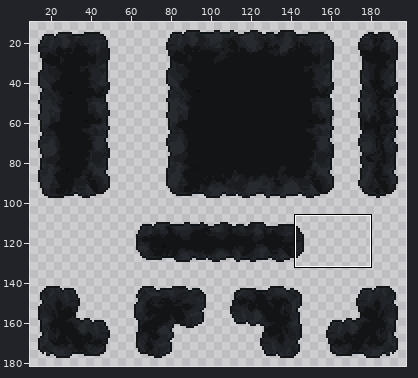
A sprite sheet gets an edit: Assets/Artresources/Platform/world0,1 tile.png. Above, an overview of the earlier version with the close-up marked.
Close-up. The starting point:
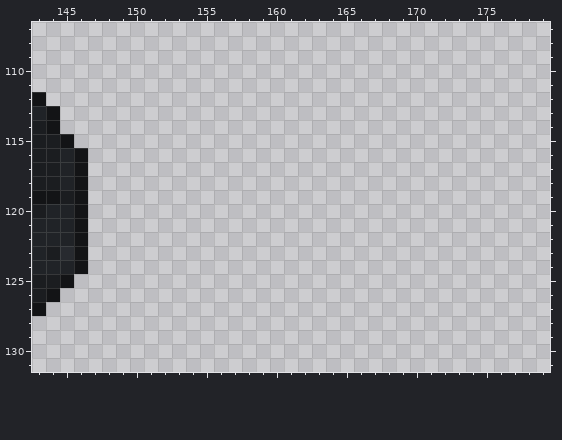
The file is 200x200 pixels. Colours within 5 levels of each other are drawn and written as one. Shown: x 143..179, y 107..131. The wide view leaves out empty margins. The commit also changed other parts of the picture, which this record leaves out.
Now the later version:
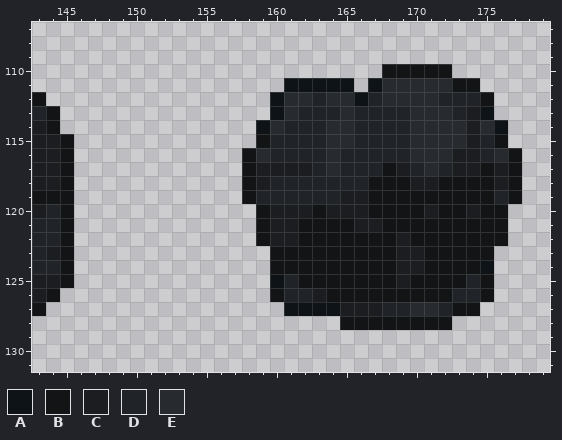
Palette (. is transparent): A #0d1317  B #131416  C #1b1d20  D #202327  E #272a2f
The edit:
Changed rows in their new state; - is an unchanged pixel.
first column x 145:
110 -----------------------BBBBB-----
111 ----------------AAAAA-AEEEEEBB---
112 ---------------AEEDEEADEEEEDDDB--
113 ---------------AEDDDEDDDDEEEDCA--
114 --------------AEDDDEEDDDDEEEECEA-
115 --------------BDDDDEEDDDDEEEECDB-
116 B.-----------BEDDDDEDDDDDEEECCDEB
117 B.-----------BCCCCDEDDDBCDEDCCBCB
118 B.-----------BCDDDDDDDBBBCCBBBBCB
119 B.-----------BDDDDDDCCBBBBBBBBBDB
120 B.------------BCCCBCCCBBBBCBBCBB-
121 B.------------BCCBBBBCCBBBBBBBBB-
122 B.------------BCCBBBBBBBCBBBBBBB-
123 B.-------------BBBBBBBBBCCBBBBB--
124 B.-------------BBBBBBBBBCCBBBBA--
125 ---------------ADBBBBBBBCBBBBDB--
126 ---------------BDDCBBBBBBBBBDDB--
127 ----------------AAAACCCDDEEDBB---
128 --------------------BBBBBBBB-----
Pixel boxes of the changes (left, top, right, bottom) in both close-ups:
added: (242, 64, 522, 330)
changed: (60, 148, 88, 274)
